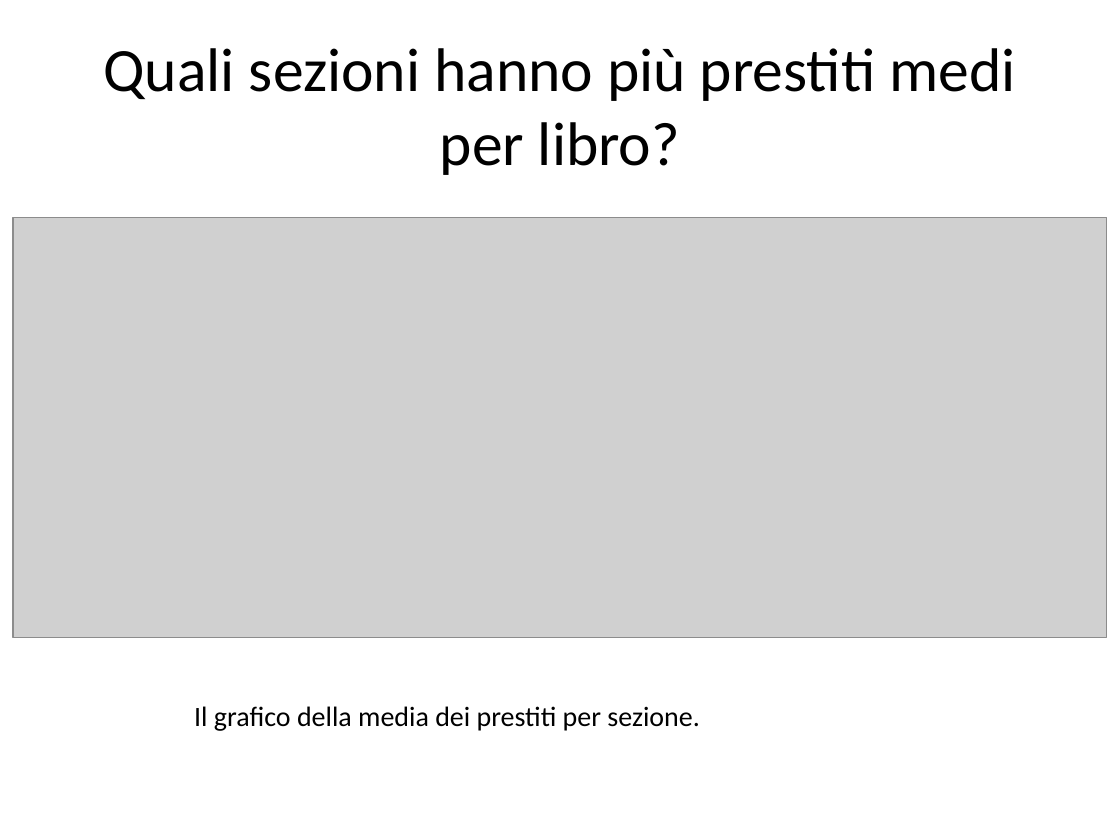
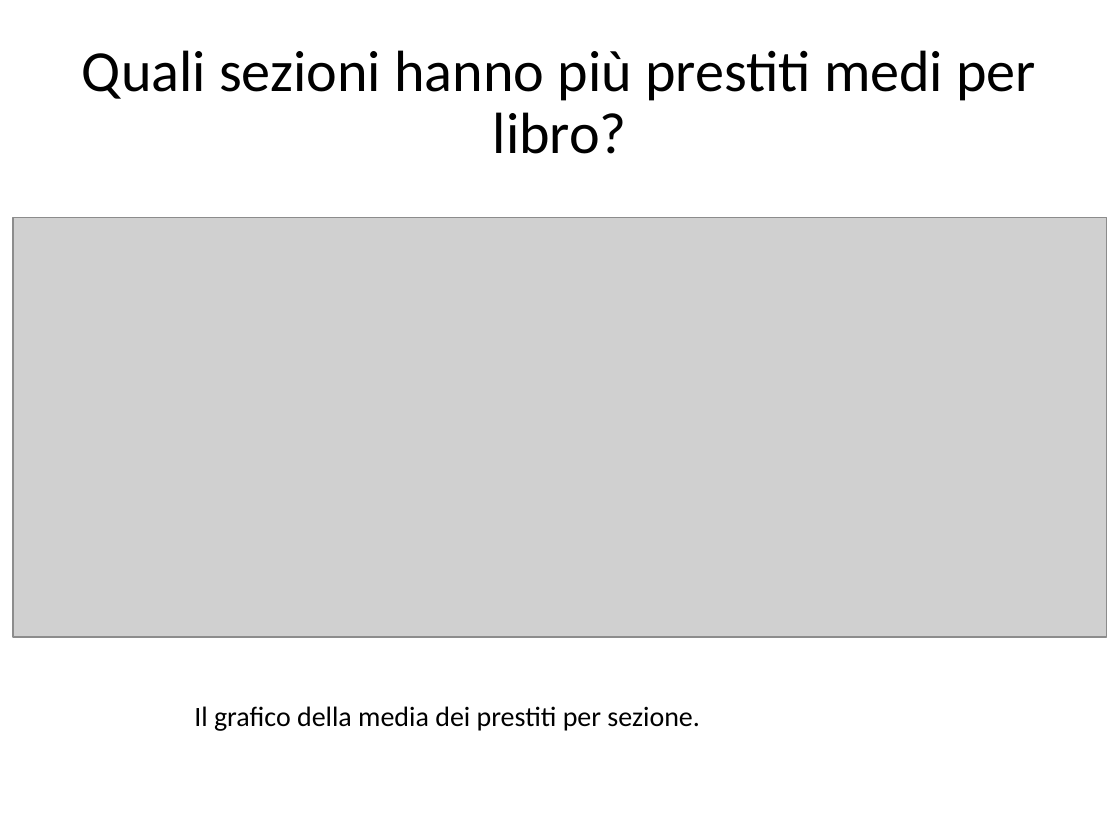
Before and after one commit to FraGra10/Gruppo_Finale_Test-, a slide deck: slide 12 of Presentazione standard1.pptx. Drawn at 1120x840 pixels with LibreOffice and Linux fonts; fonts in the diff are those of the drawing; grey boxes stand for pictures. Boxes give left, top, right and bottom in pixels: in the first picture for what was removed or moved away, otherwise in the second. Text is boxed around its words. In the diff, an @@ line names an element or a change of style, - is before the commit and + after.

```diff
--- a/Presentazione standard1.pptx
+++ b/Presentazione standard1.pptx
@@ title "Quali sezioni hanno più prestiti ..." at (82,50,1036,154): size 39.6 to 37.4 pt; line spacing 1 to 0.9 @@
```
Also in this commit, not shown: 9 other slides changed, 1 other file.
